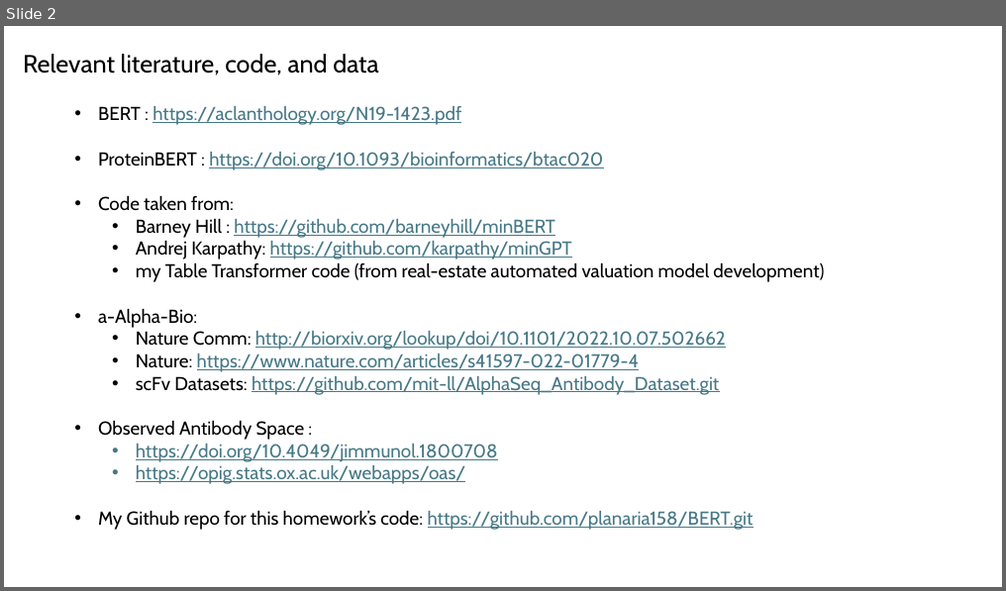
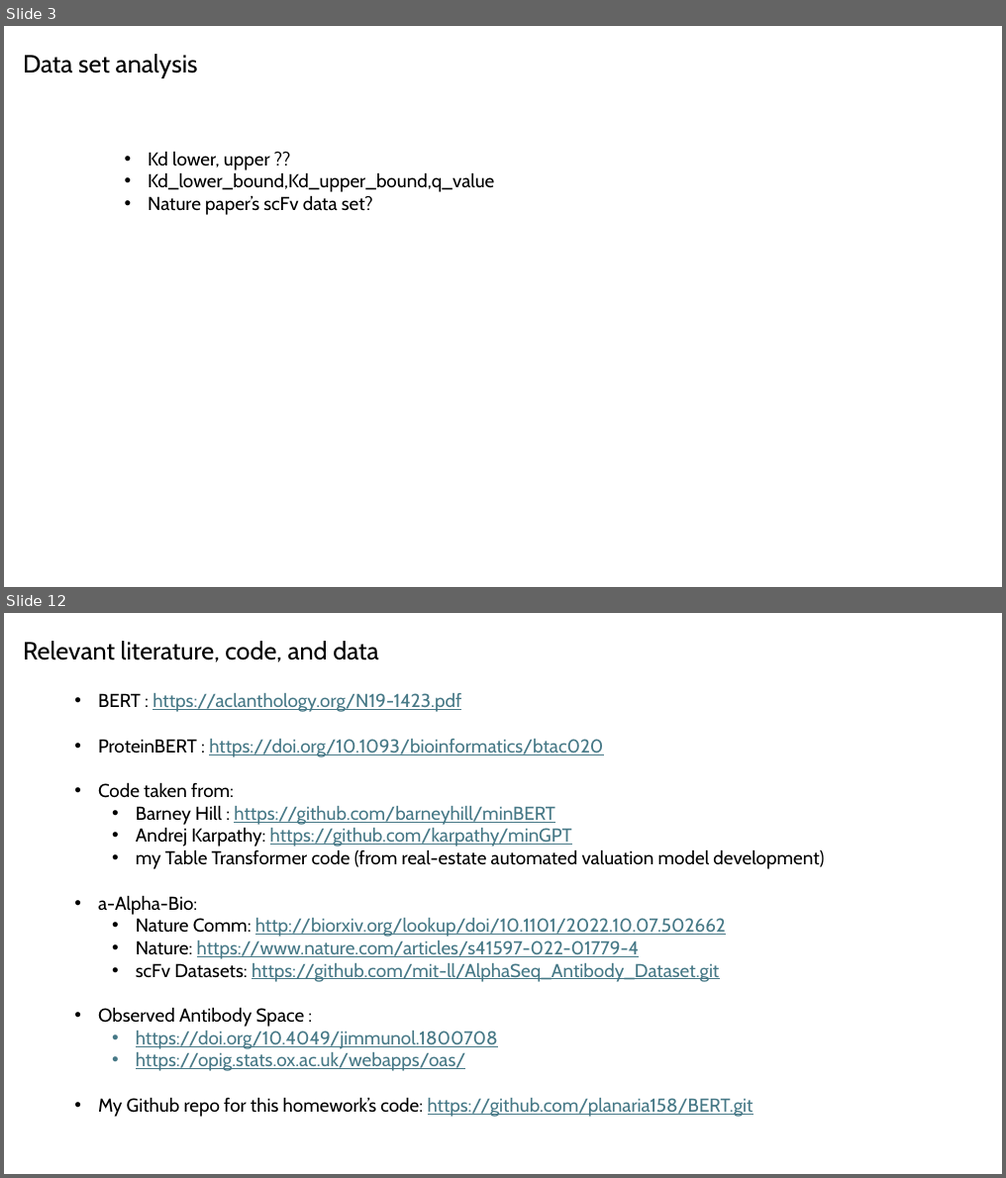
Before and after one commit to planaria158/BERT-antibody-antigen-binding-energy, a slide deck: Homework-aAlphaBio.pptx. Shown one above the other, each under a label of ours: slide 2 before the commit, slides 3 and 12 after it; the slides between them are not shown. The pictures are 1006x591 and 1006x1178 pixels, drawn with LibreOffice and Linux fonts; fonts in the diff are those of the drawing. Boxes give left, top, right and bottom in pixels: in the first picture for what was removed or moved away, otherwise in the second. Text is boxed around its words. In the diff, an @@ line names an element or a change of style, - is before the commit and + after.

```diff
--- a/Homework-aAlphaBio.pptx
+++ b/Homework-aAlphaBio.pptx
@@ slide 3 added at (4, 26, 1002, 587), background #FFFFFF @@
@@ text added at (23, 54, 198, 78), 24 pt, text #000000 @@
+Data set analysis
@@ text added at (148, 151, 494, 215), 18 pt, text #000000 @@
+• Kd lower, upper ??
+• Kd_lower_bound,Kd_upper_bound,q_value
+• Nature paper’s scFv data set?
@@ what was slide 2 is now slide 12 @@
```
Also in this commit, not shown: 3 slides changed, 8 other slides added, 1 slide removed.
